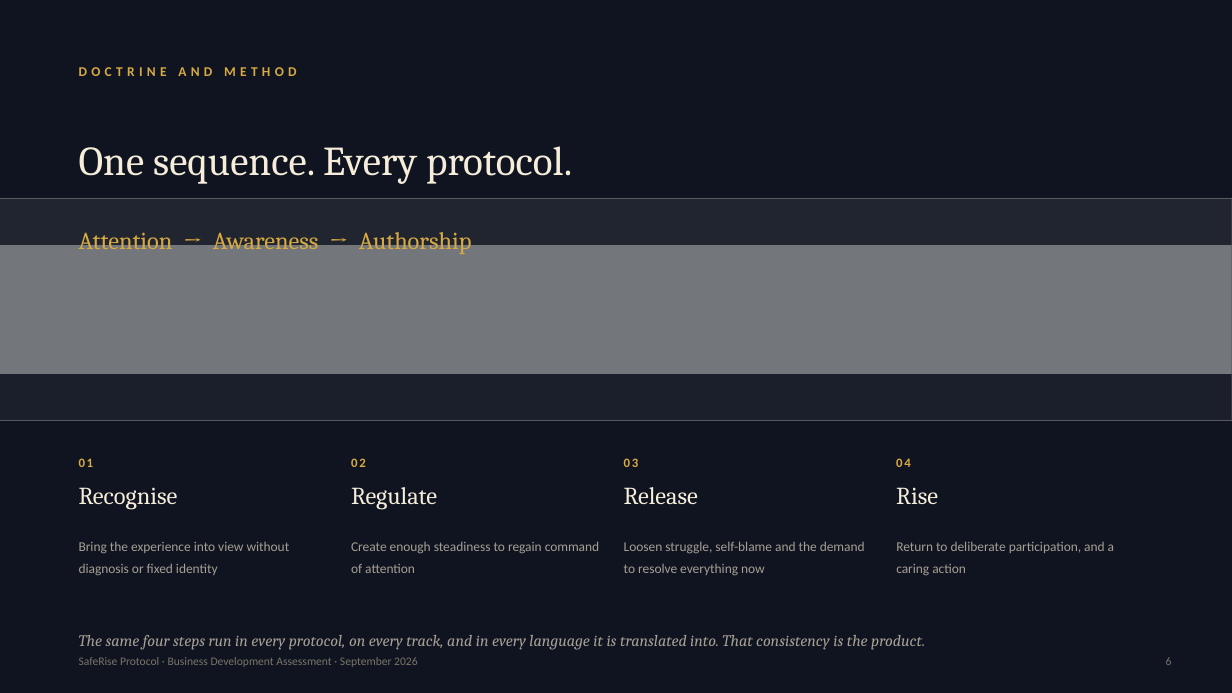
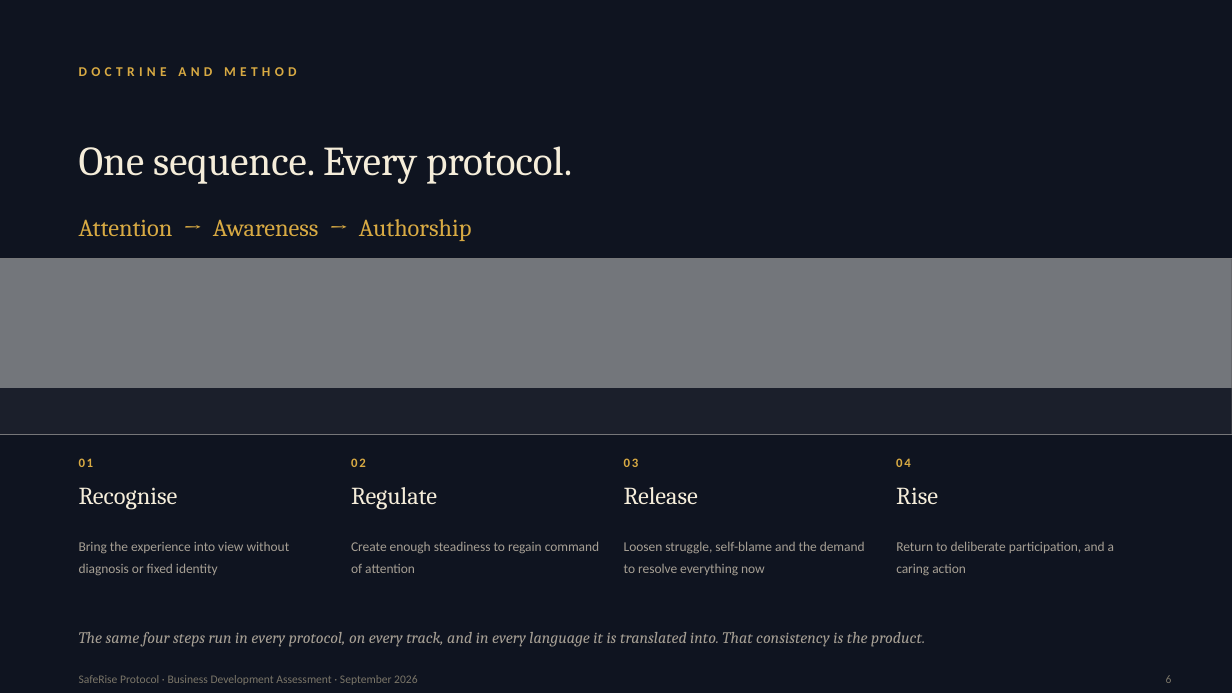
Before and after one commit to robleyworks/saferise, a slide deck: slide 6 of docs/business/SafeRise-Investor-Deck.pptx. Drawn at 1232x693 pixels with LibreOffice and Linux fonts; fonts in the diff are those of the drawing; grey boxes stand for pictures. Boxes give left, top, right and bottom in pixels: in the first picture for what was removed or moved away, otherwise in the second. Text is boxed around its words. In the diff, an @@ line names an element or a change of style, - is before the commit and + after.

```diff
--- a/docs/business/SafeRise-Investor-Deck.pptx
+++ b/docs/business/SafeRise-Investor-Deck.pptx
@@ rectangle removed at bbox=[0, 199, 1232, 245] @@
@@ text "Attention → Awareness → Authorship" rewrapped from bbox=[79, 227, 472, 255] to bbox=[79, 219, 472, 241] @@
@@ picture: place and size @@
-picture at bbox=[0, 199, 1232, 421]
+picture at bbox=[0, 259, 1232, 434]
@@ rectangle: place and size @@
-rectangle at bbox=[0, 199, 1232, 421]
+rectangle at bbox=[0, 259, 1232, 434]
@@ rectangle: place and size @@
-rectangle at bbox=[0, 374, 1232, 421]
+rectangle at bbox=[0, 388, 1232, 434]
@@ text "SafeRise Protocol · Business Development ...": place and size @@
-text "SafeRise Protocol · Business Development ..." at bbox=[79, 657, 417, 667]
+text "SafeRise Protocol · Business Development ..." at bbox=[79, 675, 417, 685]
@@ text "6": place and size @@
-text "6" at bbox=[1166, 657, 1172, 665]
+text "6" at bbox=[1166, 675, 1172, 683]
```
Also in this commit, not shown: 37 other slides changed, 1 other file.
